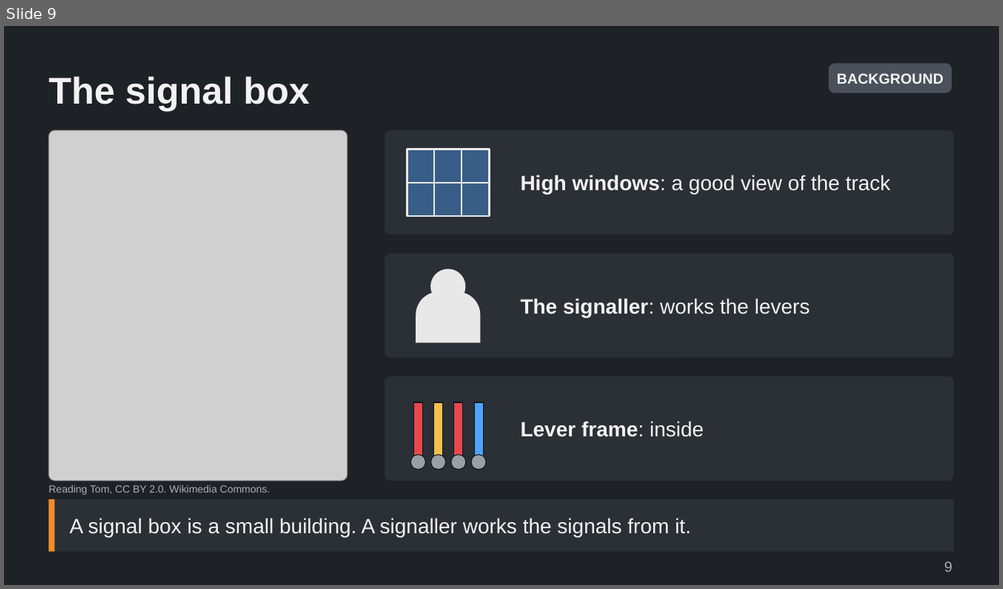
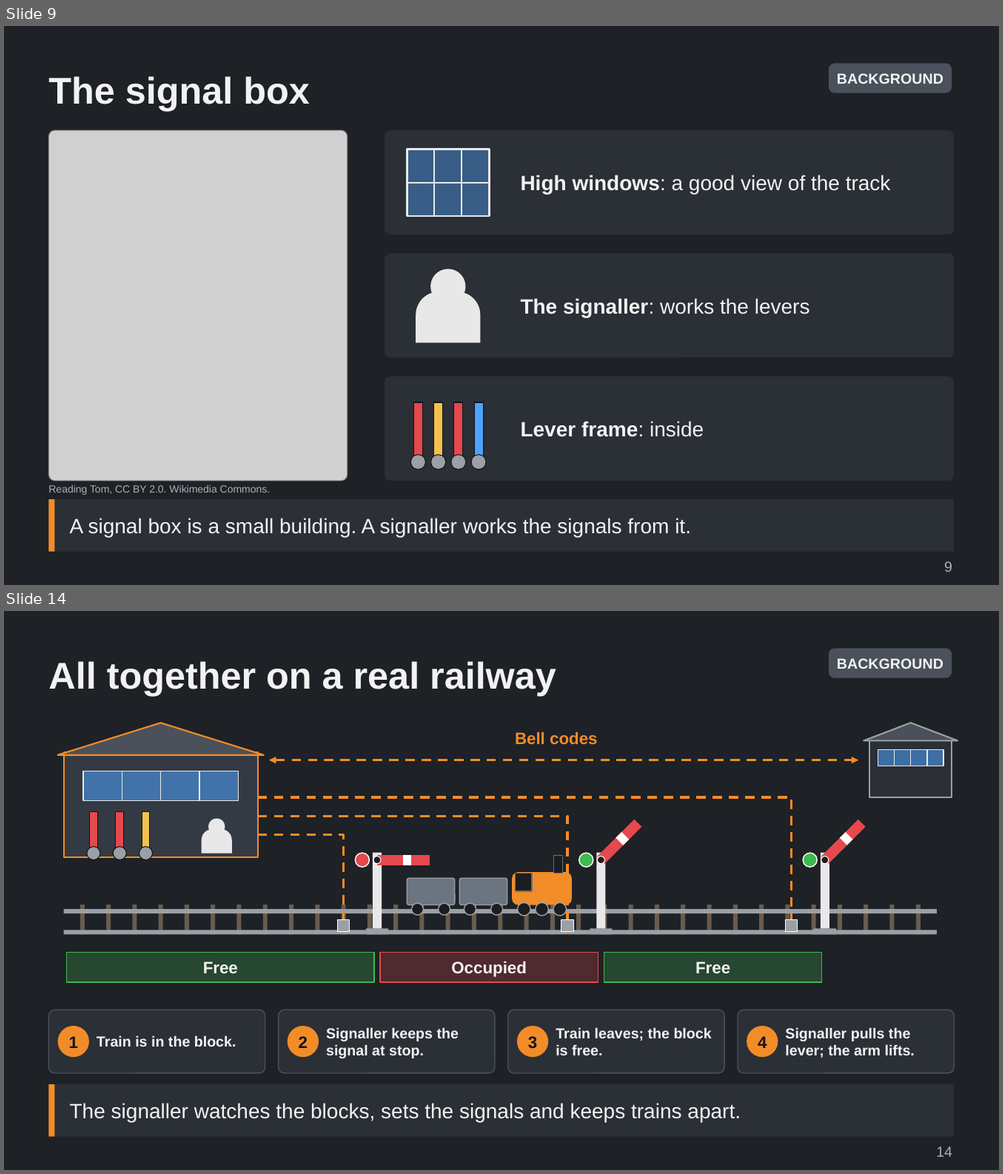
Before and after one commit to Tarenkookoo/Satisfactory---Early-Locomotion, a slide deck: Reporting/Claude Presents/Deck2_Signals/Signals_and_Signal_Boxes_Explained.pptx. Shown one above the other, each under a label of ours: slide 9 before the commit, slides 9 and 14 after it; the slides between them are not shown. The pictures are 1003x589 and 1003x1174 pixels, drawn with LibreOffice and Linux fonts; fonts in the diff are those of the drawing; grey boxes stand for pictures. Boxes give left, top, right and bottom in pixels: in the first picture for what was removed or moved away, otherwise in the second. Text is boxed around its words. In the diff, an @@ line names an element or a change of style, - is before the commit and + after.

```diff
--- a/Reporting/Claude Presents/Deck2_Signals/Signals_and_Signal_Boxes_Explained.pptx
+++ b/Reporting/Claude Presents/Deck2_Signals/Signals_and_Signal_Boxes_Explained.pptx
@@ slide 14 added at box(4, 611, 999, 1170), background #1E2126 @@
@@ rounded rectangle added at box(828, 648, 951, 678), fill #4A515B, 14 pt, text #F2F2F2, bold @@
+BACKGROUND
@@ title added at box(48, 661, 556, 696), 36 pt, text #F2F2F2, bold @@
+All together on a real railway
@@ group added at box(48, 723, 958, 1073): 56 rectangles, 21 ellipses, 11 freeform shapes, 9 texts, 7 rounded rectangles, 6 lines, 1 round same rect, 1 double arrow @@
+Free
+Occupied
+Free
+Bell codes
+1
+Train is in the block.
+2
+Signaller keeps the signal at stop.
+3
+Train leaves; the block is free.
+4
+Signaller pulls the lever; the arm lifts.
@@ rectangle added at box(48, 1085, 954, 1137), fill #2B2F36, 20 pt, text #F2F2F2 @@
+The signaller watches the blocks, sets the signals and keeps trains apart.
@@ rectangle added at box(48, 1085, 55, 1137), fill #F28C28 @@
@@ text added at box(936, 1147, 952, 1157), 14 pt, text #A9B0B8 @@
+14
```
Also in this commit, not shown: 8 other slides added, 1 other file.
